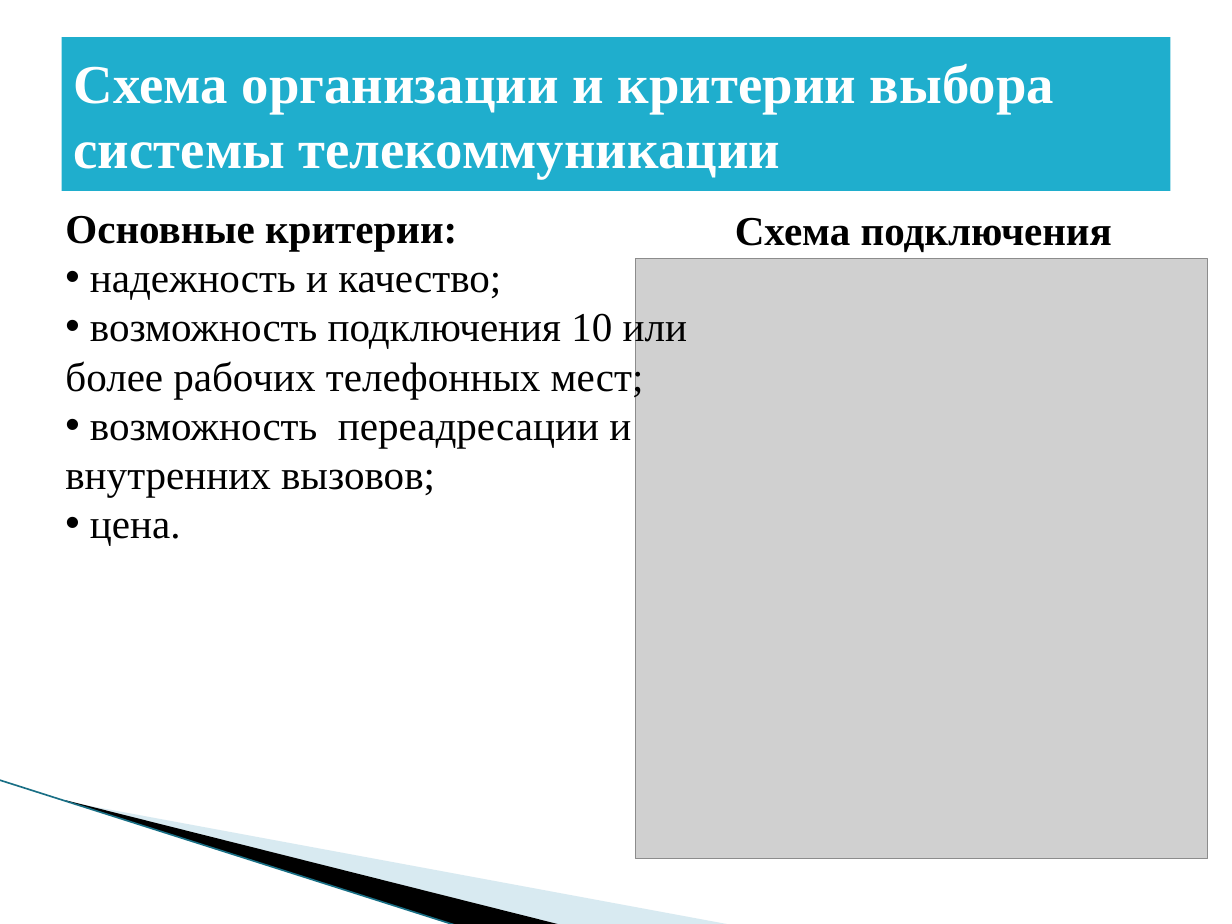
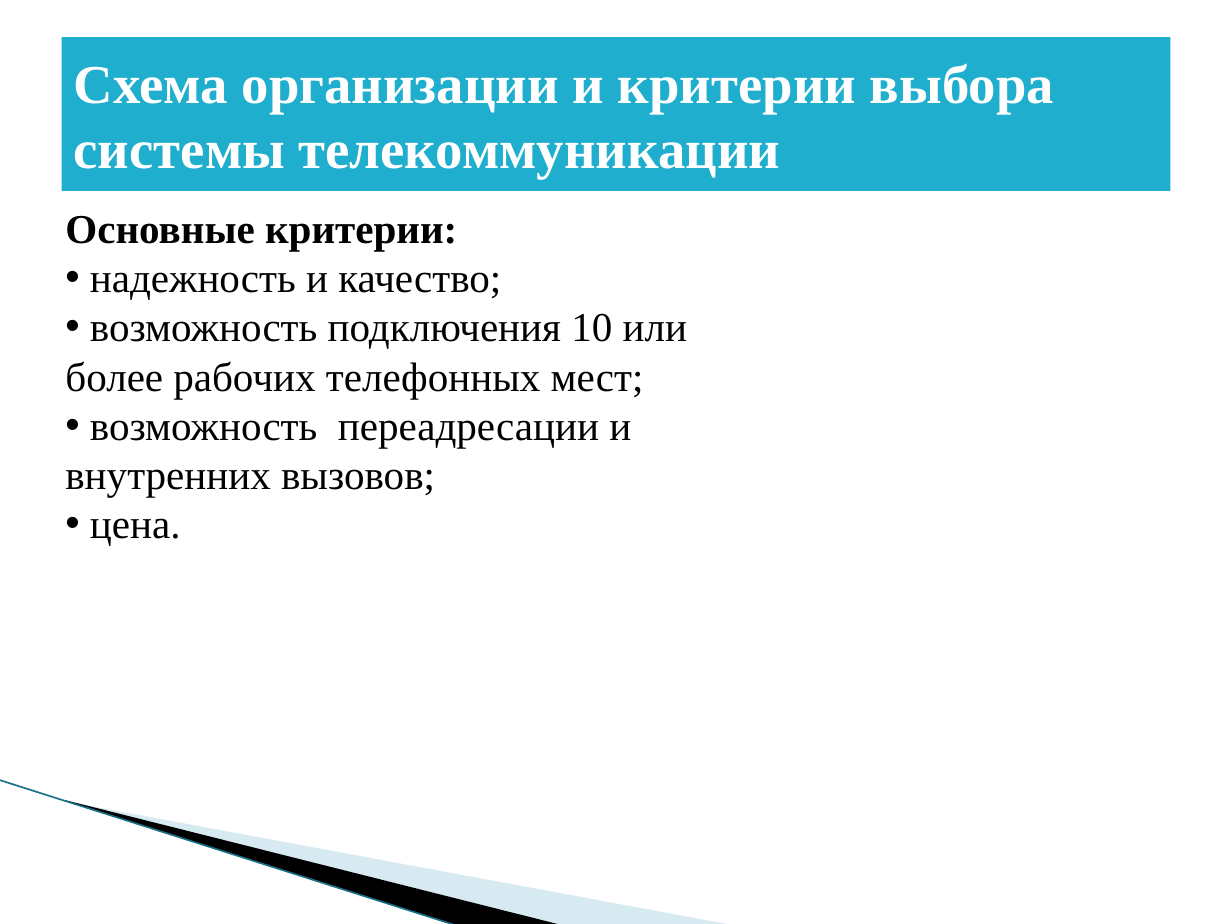
Before and after one commit to BadMax-Kirov/VKR, a slide deck: slide 10 of Выпускная квалификационная работа.pptx. Drawn at 1232x924 pixels with LibreOffice and Linux fonts; fonts in the diff are those of the drawing; grey boxes stand for pictures; background and template pictures are left out. Boxes give left, top, right and bottom in pixels: in the first picture for what was removed or moved away, otherwise in the second. Text is boxed around its words. In the diff, an @@ line names an element or a change of style, - is before the commit and + after.

```diff
--- a/Выпускная квалификационная работа.pptx
+++ b/Выпускная квалификационная работа.pptx
@@ text removed at [735,217,1112,252] @@
-Схема подключения
@@ picture removed at [636,259,1209,860] @@
```
Also in this commit, not shown: 4 other slides changed, 6 slides added, 1 other file.
